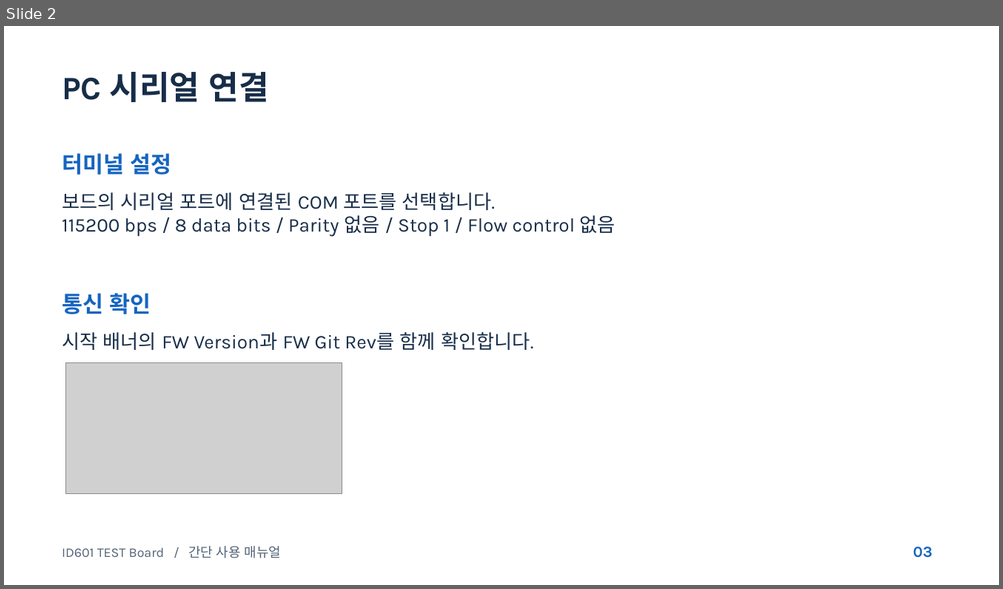
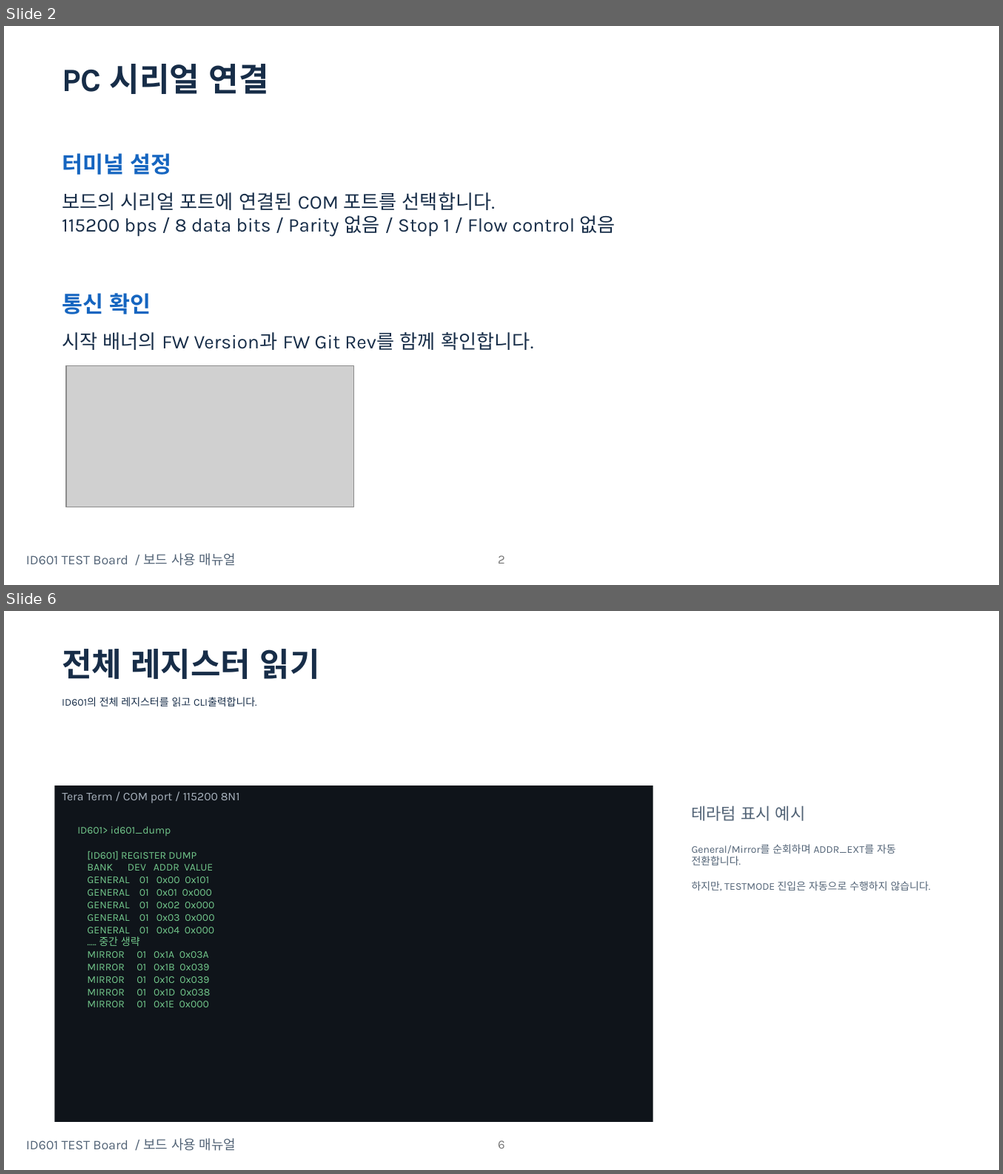
Before and after one commit to oio9595/Global_Technologies_FW, a slide deck: ID601/Jig/ID601_ES/Docs/Deliverables/Manual/ID601_MOBIS_CLI_Manual_20261029_v2.pptx. Shown one above the other, each under a label of ours: slide 2 before the commit, slides 2 and 6 after it; the slides between them are not shown. The pictures are 1003x589 and 1003x1174 pixels, drawn with LibreOffice and Linux fonts; fonts in the diff are those of the drawing; grey boxes stand for pictures. Boxes give left, top, right and bottom in pixels: in the first picture for what was removed or moved away, otherwise in the second. Text is boxed around its words. In the diff, an @@ line names an element or a change of style, - is before the commit and + after.

```diff
--- a/ID601/Jig/ID601_ES/Docs/Deliverables/Manual/ID601_MOBIS_CLI_Manual_20261029_v2.pptx
+++ b/ID601/Jig/ID601_ES/Docs/Deliverables/Manual/ID601_MOBIS_CLI_Manual_20261029_v2.pptx
@@ slide 6 added at box(4, 611, 999, 1170), background #FFFFFF @@
@@ text added at box(62, 649, 320, 679), 31.5 pt, text #172D48, bold @@
+전체 레지스터 읽기
@@ text added at box(62, 697, 257, 706), 10 pt, text #172D48 @@
+ID601의 전체 레지스터를 읽고 CLI출력합니다.
@@ rectangle added at box(55, 786, 653, 1122), fill #0F141A, 11.2 pt, text #AAB4BF @@
+Tera Term / COM port / 115200 8N1
@@ text added at box(691, 806, 930, 891), 10 pt, text #526376 @@
+테라텀 표시 예시
+General/Mirror를 순회하며 ADDR_EXT를 자동 전환합니다.
+하지만, TESTMODE 진입은 자동으로 수행하지 않습니다.
@@ text added at box(77, 826, 214, 1008), 10 pt, text #73C98C @@
+ID601> id601_dump
+[ID601] REGISTER DUMP
+BANK DEV ADDR VALUE
+GENERAL 01 0x00 0x101
+GENERAL 01 0x01 0x000
+GENERAL 01 0x02 0x000
+GENERAL 01 0x03 0x000
+GENERAL 01 0x04 0x000
+….. 중간 생략
+MIRROR 01 0x1A 0x03A
+MIRROR 01 0x1B 0x039
+MIRROR 01 0x1C 0x039
+MIRROR 01 0x1D 0x038
+MIRROR 01 0x1E 0x000
@@ text added at box(26, 1139, 236, 1151), 12.8 pt, text #526376 @@
+ID601 TEST Board / 보드 사용 매뉴얼
@@ page number added at box(498, 1141, 505, 1149), 12 pt, text #797979 @@
+6
@@ slide 2 changed as well @@
@@ text "PC 시리얼 연결": place and size @@
-text "PC 시리얼 연결" at box(62, 72, 269, 102)
+text "PC 시리얼 연결" at box(62, 64, 269, 94)
@@ picture: place and size @@
-picture at box(66, 363, 341, 494)
+picture at box(66, 366, 353, 508)
@@ text at box(26, 554, 236, 566): text changed @@
-ID601 TEST Board / 간단 사용 매뉴얼
+ID601 TEST Board / 보드 사용 매뉴얼
@@ page number added at box(498, 556, 505, 564), 12 pt, text #797979 @@
+2
@@ text removed at box(913, 547, 932, 558) @@
-03
```
Also in this commit, not shown: 7 other slides changed, 9 other slides added, 1 slide removed, 10 other files.
